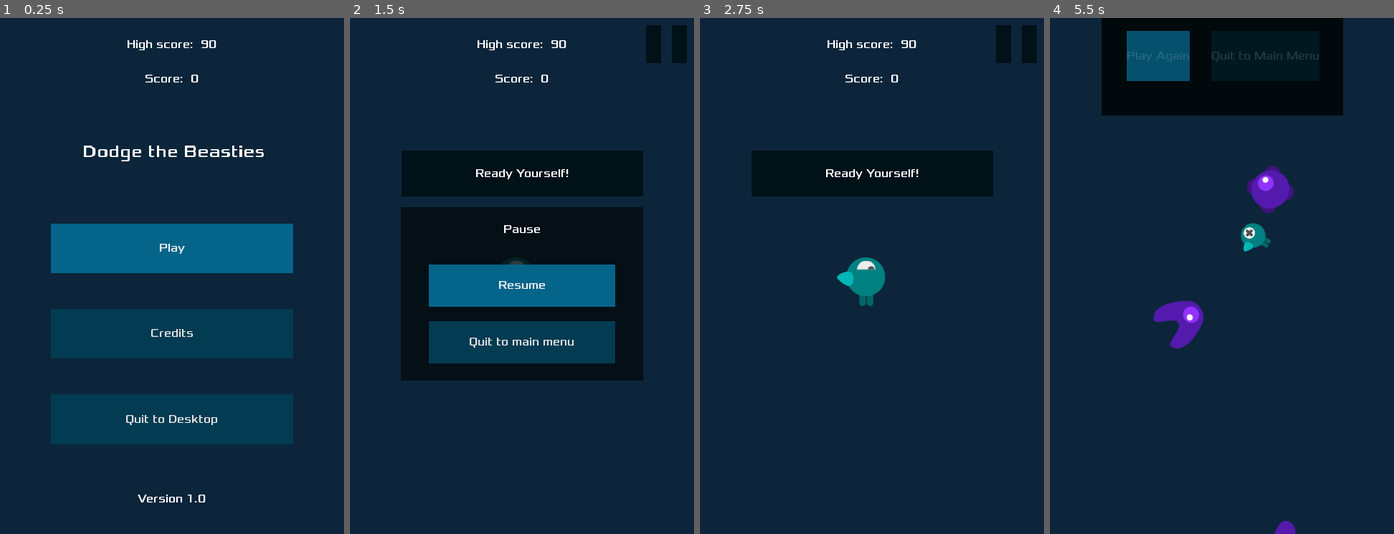
Above: before the commit, frames 1-4 (left to right).
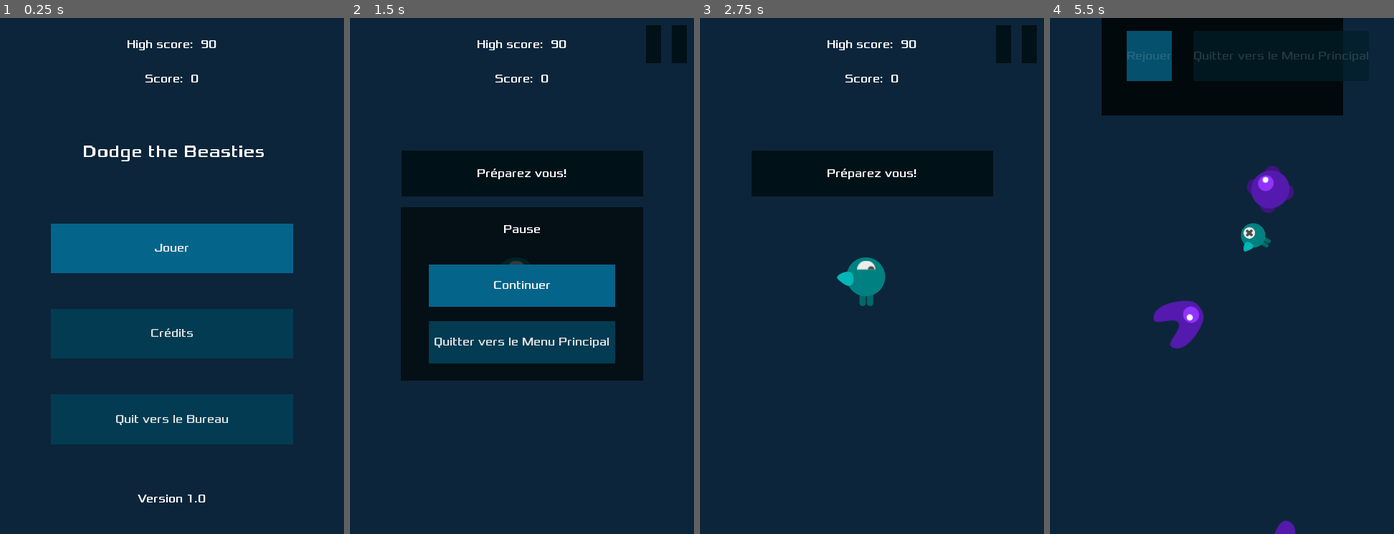
Above: after the commit, the same moments.

Repository: AlixBarreaux/dodge-the-beasties
Game: Godot game, scene res://scenes/Main.tscn
The game is run twice, just before and just after one commit, with the same random seed, the same clock (stepped at 60 frames per second) and the same inputs.
Inputs (mouse positions are in pixels of both pictures, inside the frame that each line leads up to):
- Up to frame 1 (0.25 s): no input
- Up to frame 2 (1.5 s): click "Play" (after the commit: "Jouer") at 0.5 s; click (666, 43) at 1.25 s
- Up to frame 3 (2.75 s): click "Resume" (after the commit: "Continuer") at 2 s
- Up to frame 4 (5.5 s): tap Enter at 2.75 s; move the mouse to (1297, 250) at 2.77 s; press the mouse at (1297, 250) at 2.78 s; hold D (move_right) 2.78-3.53 s; move the mouse to (1153, 301) at 3.52 s; release the mouse at (1153, 301) at 3.53 s; hold S (move_down) 3.53-4.28 s; click (1153, 301) at 3.6 s; move the mouse to (1256, 162) at 4.27 s; press the mouse at (1256, 162) at 4.28 s; hold D (move_right) 4.28-5.03 s; move the mouse to (1204, 379) at 5.02 s; release the mouse at (1204, 379) at 5.03 s; hold W (move_up) from 5.03 s (still down); click (1204, 379) at 5.1 s

The runs differ from the first frame. In frame 1, 0.3% of the frame differs, in the area x 33-67%, y 43-79%; in frame 2, 0.7%; in frame 3, 0.2%; in frame 4, 0.8%, in the area x 23-86%, y 2-13%.

Commit message:
Feature: Add new translations (not complete yet)

Diff:
--- a/autoloads/scripts/settings.gd
+++ b/autoloads/scripts/settings.gd
@@ -8,7 +8,9 @@
 
 
 func _ready() -> void:
-	TranslationServer.set_locale(OS.get_locale())
+#	TranslationServer.set_locale(OS.get_locale())
+	TranslationServer.set_locale("fr")
+	return
 
 
 ############################### DECLARE FUNCTIONS ##############################
--- a/project.godot
+++ b/project.godot
@@ -259,7 +259,7 @@
 
 [locale]
 
-translations=PoolStringArray( "res://translations/en/gui_translations_en.mo", "res://translations/es/gui_translations_es.mo", "res://translations/fr/gui_translations_fr.mo" )
+translations=PoolStringArray( "res://translations/es/gui_translations_es.po", "res://translations/fr/gui_translations_fr.po" )
 
 [physics]
 
--- a/scenes/gui/CreditsMenu.tscn
+++ b/scenes/gui/CreditsMenu.tscn
@@ -51,22 +51,23 @@
 alignment = 1
 
 [node name="Label" type="Label" parent="Panel/VBoxContainer"]
+margin_top = 11.0
 margin_right = 437.0
-margin_bottom = 158.0
+margin_bottom = 146.0
 text = "Dodge the Beasties:
 
 
 A game made by CTN Phaco
 
-Based on the tutorial made by the Godot community: "
+Based on the tutorial made by the Godot community:"
 align = 1
 valign = 1
 autowrap = true
 
 [node name="HBoxContainer" type="HBoxContainer" parent="Panel/VBoxContainer"]
-margin_top = 198.0
+margin_top = 186.0
 margin_right = 437.0
-margin_bottom = 218.0
+margin_bottom = 206.0
 alignment = 1
 
 [node name="BrowserLinkButton" parent="Panel/VBoxContainer/HBoxContainer" instance=ExtResource( 2 )]
@@ -84,9 +85,9 @@
 url = "https://www.youtube.com/watch?v=WEt2JHEe-do"
 
 [node name="Label2" type="Label" parent="Panel/VBoxContainer"]
-margin_top = 258.0
+margin_top = 246.0
 margin_right = 437.0
-margin_bottom = 393.0
+margin_bottom = 381.0
 text = "List of downloaded assets:
 
 Heatleybros - 8 Bit Win Happy Victorious Chiptune game music
@@ -97,10 +98,10 @@
 autowrap = true
 
 [node name="Label3" type="Label" parent="Panel/VBoxContainer"]
-margin_top = 433.0
+margin_top = 421.0
 margin_right = 437.0
-margin_bottom = 476.0
-text = "All the other assets and the code were created by CTN Phaco and are released under an MIT license."
+margin_bottom = 464.0
+text = "All the other assets and the code were created by CTN Phaco and are published under an MIT license."
 align = 1
 valign = 1
 autowrap = true
--- a/scenes/gui/HUD.tscn
+++ b/scenes/gui/HUD.tscn
@@ -146,10 +146,6 @@
 
 [node name="GameOverMenu" parent="." instance=ExtResource( 8 )]
 visible = false
-margin_left = 72.0
-margin_top = 239.0
-margin_right = 409.0
-margin_bottom = 481.0
 theme = ExtResource( 2 )
 
 [node name="PlayAgainButton" parent="GameOverMenu/HBoxContainer" index="0"]
--- a/scenes/gui/PauseMenu.tscn
+++ b/scenes/gui/PauseMenu.tscn
@@ -79,7 +79,7 @@
 focus_previous = NodePath("../ResumeButton")
 size_flags_horizontal = 3
 size_flags_vertical = 3
-text = "Quit to main menu"
+text = "Quit to Main Menu"
 
 [node name="IconButton" type="Button" parent="."]
 self_modulate = Color( 1, 1, 1, 0 )
--- a/scripts/main.gd
+++ b/scripts/main.gd
@@ -79,7 +79,7 @@
 
 	start_timer.start()
 
-	hud.show_message_with_timer("Ready Yourself!")
+	hud.show_message_with_timer("Ready yourself!")
 
 	yield(start_timer, "timeout")
 	player.set_physics_process(true)
Binary file removed: translations/en/gui_translations_en.mo
Not shown, removed: translations/en/gui_translations_en.po
Binary file changed: translations/es/gui_translations_es.mo
Not shown, changed: translations/es/gui_translations_es.po
Binary file changed: translations/fr/gui_translations_fr.mo
Not shown, changed: translations/fr/gui_translations_fr.po
Not shown, added: translations/gui_translations.pot
